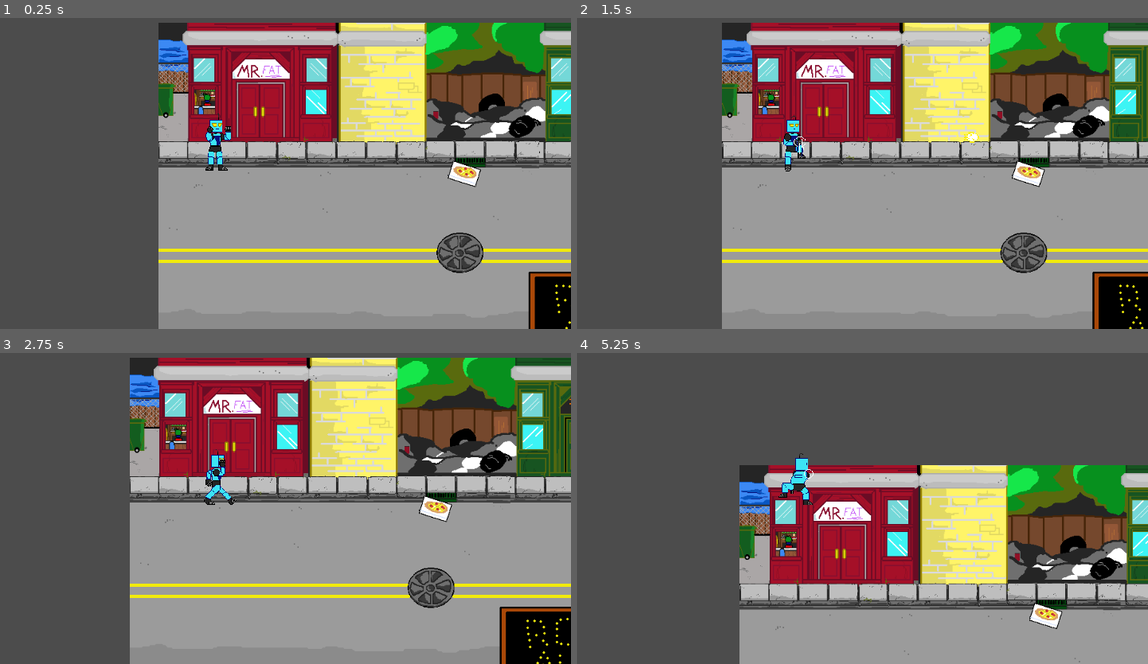
Above: before the commit, frames 1-4 (two rows, left to right).
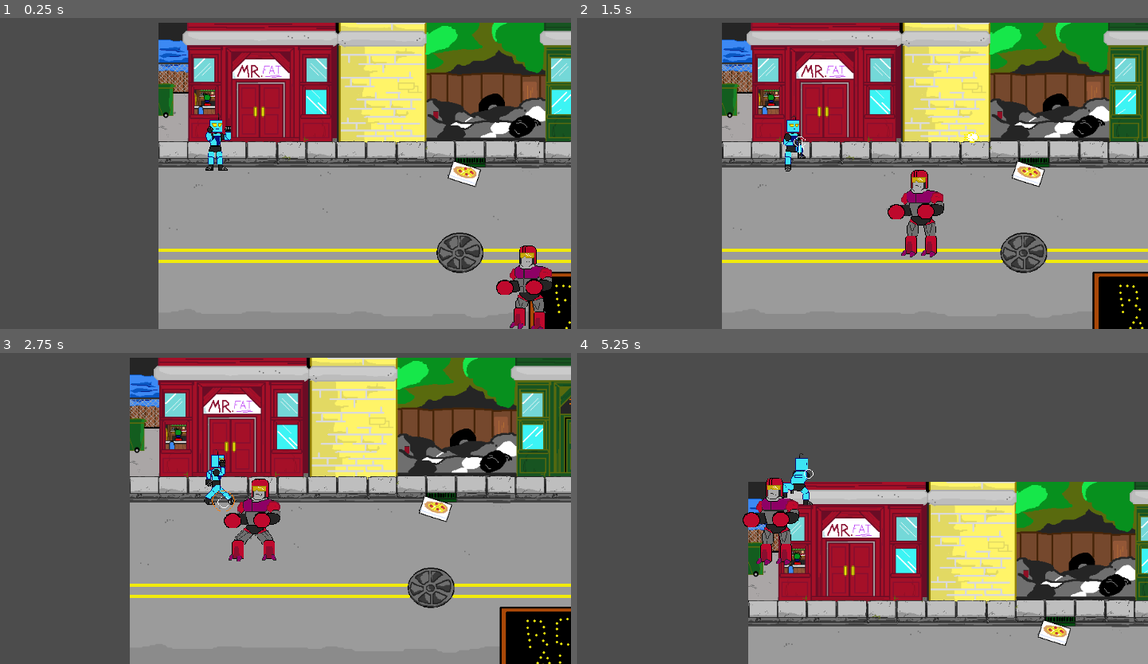
Above: after the commit, the same moments.

Repository: garethdavisrogers/2DFighterClass
Game: Godot game, scene res://Level2.tscn
The game is run twice, just before and just after one commit, with the same random seed, the same clock (stepped at 60 frames per second) and the same inputs. The project has no main scene, so this scene is started directly.
Inputs:
- Up to frame 1 (0.25 s): no input
- Up to frame 2 (1.5 s): hold Right (ui_right) 0.53-1.28 s; tap D (blast) at 0.6 s; tap Space (jump) at 0.77, 1.07 s; tap Z (heavy_attack) at 0.8, 1.35 s; hold Down (ui_down) from 1.28 s (still down)
- Up to frame 3 (2.75 s): tap Space (jump) at 1.52, 1.82, 2.3 s; tap X (lite_attack) at 1.55, 2.1 s; release Down (ui_down) at 2.03 s; hold Right (ui_right) from 2.03 s (still down)
- Up to frame 4 (5.25 s): release Right (ui_right) at 2.78 s; hold Up (ui_up) 2.78-3.53 s; tap Space (jump) at 2.85, 3.02, 3.32, 3.77, 4.07, 4.52, 4.82 s; tap D (blast) at 3.05, 3.6 s; hold Left (ui_left) 3.53-5.03 s; tap Z (heavy_attack) at 3.8, 5.1 s; tap Shift (defend) at 4.35 s; tap X (lite_attack) at 4.55 s; hold Down (ui_down) from 5.03 s (still down)

The runs differ from the first frame. In frame 1, 1.3% of the frame differs, in the area x 86-97%, y 73-100%; in frame 2, 1.4%; in frame 3, 1.4%; in frame 4, 31%, in the area x 28-100%, y 36-100%.

Commit message:
Collision Layers have been added to lighten the processing requirements.

Diff:
--- a/Enemy.tscn
+++ b/Enemy.tscn
@@ -398,6 +398,9 @@
 ]]
 disabled = true
 
+[node name="InRangeCollider" parent="Sprite" index="3"]
+collision_mask = 7
+
 [node name="CollisionShape2D" parent="Sprite/InRangeCollider" index="0"]
 position = Vector2( 70, 0 )
 rotation = 1.5708
--- a/Fighter.gd
+++ b/Fighter.gd
@@ -209,10 +209,7 @@
 	return c.global_position.direction_to(pos)
 
 func _on_HitBox_area_entered(area):
-	if(area.is_in_group('power_ups') and self.is_in_group('players')):
-		if(area.is_in_group('small_power_ups')):
-			health = min(health + 25, max_health)
-	elif(area.is_in_group('attacks')):
+	if(area.is_in_group('attacks')):
 		var groups = get_groups()
 		for group in groups:
 			if(area.is_in_group(group) and group != 'physics_process'):
--- a/Fighter.tscn
+++ b/Fighter.tscn
@@ -34,6 +34,8 @@
 [node name="HitCol" type="Area2D" parent="Sprite" groups=[
 "attacks",
 ]]
+collision_layer = 4
+collision_mask = 2
 
 [node name="HitCollider" type="CollisionShape2D" parent="Sprite/HitCol" groups=[
 "attacks",
@@ -45,6 +47,8 @@
 "hitboxes",
 ]]
 position = Vector2( 85, 0 )
+collision_layer = 2
+collision_mask = 4
 
 [node name="HitBoxCol" type="CollisionShape2D" parent="Sprite/HitBox" groups=[
 "hitboxes",
@@ -53,6 +57,8 @@
 shape = SubResource( 3 )
 
 [node name="InRangeCollider" type="Area2D" parent="Sprite"]
+collision_layer = 8
+collision_mask = 6
 
 [node name="CollisionShape2D" type="CollisionShape2D" parent="Sprite/InRangeCollider"]
 [connection signal="area_entered" from="Sprite/HitBox" to="." method="_on_HitBox_area_entered"]
--- a/Level2.tscn
+++ b/Level2.tscn
@@ -1,8 +1,9 @@
-[gd_scene load_steps=4 format=2]
+[gd_scene load_steps=5 format=2]
 
 [ext_resource path="res://cheyenne_level.png" type="Texture" id=1]
 [ext_resource path="res://Player.tscn" type="PackedScene" id=2]
 [ext_resource path="res://Health25.tscn" type="PackedScene" id=3]
+[ext_resource path="res://Enemy.tscn" type="PackedScene" id=4]
 
 [node name="Level2" type="Node2D"]
 
@@ -17,3 +18,9 @@
 
 [node name="PowerUp" parent="Sprite/YSort" instance=ExtResource( 3 )]
 position = Vector2( 492.266, 237.343 )
+
+[node name="Enemy" parent="Sprite/YSort" instance=ExtResource( 4 )]
+position = Vector2( 712.028, 434.249 )
+
+[node name="Enemy2" parent="Sprite/YSort" instance=ExtResource( 4 )]
+position = Vector2( 1005.63, 261.956 )
--- a/Player.gd
+++ b/Player.gd
@@ -96,3 +96,8 @@
 			anim_switch('die')
 		state_machine('idle')
 		timers['stun_timer'] = 0.5
+
+
+func _on_PowerUpCol_area_entered(area):
+	if(area.is_in_group('small_power_ups')):
+		health = min(health + 25, max_health)
--- a/Player.tscn
+++ b/Player.tscn
@@ -1,16 +1,18 @@
-[gd_scene load_steps=25 format=2]
+[gd_scene load_steps=26 format=2]
 
 [ext_resource path="res://Fighter.tscn" type="PackedScene" id=1]
 [ext_resource path="res://Player.gd" type="Script" id=2]
 
-[sub_resource type="RectangleShape2D" id=21]
+[sub_resource type="RectangleShape2D" id=23]
+extents = Vector2( 20, 30 )
+
+[sub_resource type="RectangleShape2D" id=1]
 extents = Vector2( 20, 35 )
 
-[sub_resource type="RectangleShape2D" id=22]
+[sub_resource type="RectangleShape2D" id=2]
 extents = Vector2( 15, 25 )
 
-[sub_resource type="Animation" id=1]
-resource_name = "blast"
+[sub_resource type="Animation" id=3]
 length = 0.5
 step = 0.4
 tracks/0/type = "value"
@@ -190,8 +192,7 @@
 "values": [ true ]
 }
 
-[sub_resource type="Animation" id=3]
-resource_name = "die"
+[sub_resource type="Animation" id=6]
 length = 3.0
 step = 0.25
 tracks/0/type = "value"
@@ -1254,8 +1255,7 @@
 "values": [ false ]
 }
 
-[sub_resource type="Animation" id=20]
-resource_name = "takeoff"
+[sub_resource type="Animation" id=21]
 step = 0.25
 tracks/0/type = "value"
 tracks/0/path = NodePath("Sprite:frame")
@@ -1417,55 +1417,61 @@
 ]]
 
 [node name="CollisionShape2D" parent="Sprite/InRangeCollider" index="0"]
-rotation = 1.5708
+position = Vector2( 40, 0 )
+shape = SubResource( 23 )
 
 [node name="InteractCol" type="Area2D" parent="Sprite" index="4" groups=[
 "interact_col",
 "players",
 ]]
+collision_layer = 16
+collision_mask = 16
 
 [node name="InteractCollider" type="CollisionShape2D" parent="Sprite/InteractCol" index="0" groups=[
 "interact_col",
 "players",
 ]]
 position = Vector2( 35, 0 )
-shape = SubResource( 21 )
+shape = SubResource( 1 )
 disabled = true
 
 [node name="PowerUpCol" type="Area2D" parent="Sprite" index="5" groups=[
 "players",
 "power_up_col",
 ]]
+collision_layer = 32
+collision_mask = 32
 
 [node name="PowerUpCollider" type="CollisionShape2D" parent="Sprite/PowerUpCol" index="0" groups=[
 "players",
 "power_up_col",
 ]]
 position = Vector2( 0, 20 )
-shape = SubResource( 22 )
+shape = SubResource( 2 )
 
 [node name="anim" type="AnimationPlayer" parent="." index="2"]
-anims/blast = SubResource( 1 )
-anims/block = SubResource( 2 )
-anims/crash = SubResource( 18 )
-anims/die = SubResource( 3 )
-anims/fly = SubResource( 4 )
-anims/heavy_attack1 = SubResource( 5 )
-anims/heavy_attack2 = SubResource( 6 )
-anims/heavy_attack3 = SubResource( 7 )
-anims/idle = SubResource( 8 )
-anims/jump = SubResource( 9 )
-anims/land = SubResource( 10 )
-anims/lite_attack1 = SubResource( 11 )
-anims/lite_attack2 = SubResource( 12 )
-anims/lite_attack3 = SubResource( 13 )
-anims/lite_attack4 = SubResource( 14 )
-anims/recover = SubResource( 19 )
-anims/run = SubResource( 15 )
-anims/stagger = SubResource( 16 )
-anims/takeoff = SubResource( 20 )
-anims/walk = SubResource( 17 )
+anims/blast = SubResource( 3 )
+anims/block = SubResource( 4 )
+anims/crash = SubResource( 5 )
+anims/die = SubResource( 6 )
+anims/fly = SubResource( 7 )
+anims/heavy_attack1 = SubResource( 8 )
+anims/heavy_attack2 = SubResource( 9 )
+anims/heavy_attack3 = SubResource( 10 )
+anims/idle = SubResource( 11 )
+anims/jump = SubResource( 12 )
+anims/land = SubResource( 13 )
+anims/lite_attack1 = SubResource( 14 )
+anims/lite_attack2 = SubResource( 15 )
+anims/lite_attack3 = SubResource( 16 )
+anims/lite_attack4 = SubResource( 17 )
+anims/recover = SubResource( 18 )
+anims/run = SubResource( 19 )
+anims/stagger = SubResource( 20 )
+anims/takeoff = SubResource( 21 )
+anims/walk = SubResource( 22 )
 
 [node name="Camera2D" type="Camera2D" parent="." index="3"]
 current = true
+[connection signal="area_entered" from="Sprite/PowerUpCol" to="." method="_on_PowerUpCol_area_entered"]
 [connection signal="animation_finished" from="anim" to="." method="_on_anim_animation_finished"]
--- a/PowerUp.gd
+++ b/PowerUp.gd
@@ -3,6 +3,5 @@
 func _ready():
 	pass # Replace with function body.
 
-func _on_Area2D_area_entered(area):
-	if(area.is_in_group('players') and area.is_in_group('power_up_col')):
-		queue_free()
+func _on_Area2D_area_entered(_area):
+	queue_free()
--- a/PowerUp.tscn
+++ b/PowerUp.tscn
@@ -12,6 +12,8 @@
 [node name="Area2D" type="Area2D" parent="Sprite" groups=[
 "power_ups",
 ]]
+collision_layer = 32
+collision_mask = 32
 
 [node name="CollisionShape2D" type="CollisionShape2D" parent="Sprite/Area2D" groups=[
 "power_ups",
--- a/blast.tscn
+++ b/blast.tscn
@@ -1,8 +1,7 @@
-[gd_scene load_steps=7 format=2]
+[gd_scene load_steps=6 format=2]
 
 [ext_resource path="res://energy_blast.png" type="Texture" id=1]
 [ext_resource path="res://blast.gd" type="Script" id=2]
-[ext_resource path="res://Detector.gd" type="Script" id=3]
 
 [sub_resource type="CircleShape2D" id=1]
 radius = 8.0
@@ -47,7 +46,8 @@
 }
 
 [node name="Detector" type="Area2D" parent="."]
-script = ExtResource( 3 )
+collision_layer = 4
+collision_mask = 2
 __meta__ = {
 "_edit_group_": true
 }
Not shown: 17 places in Player.tscn that only renumber resources
Not shown, changed: Docs
